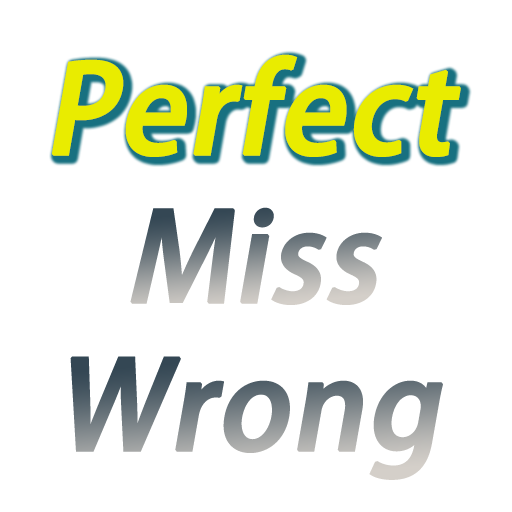
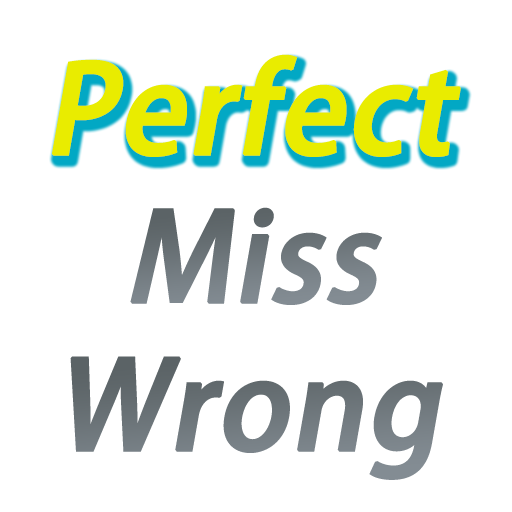
The second w=512, h=512 image is a revision of the first. Changes to its layers:
pixels changed over [49, 50, 472, 480] (layer not identified)
